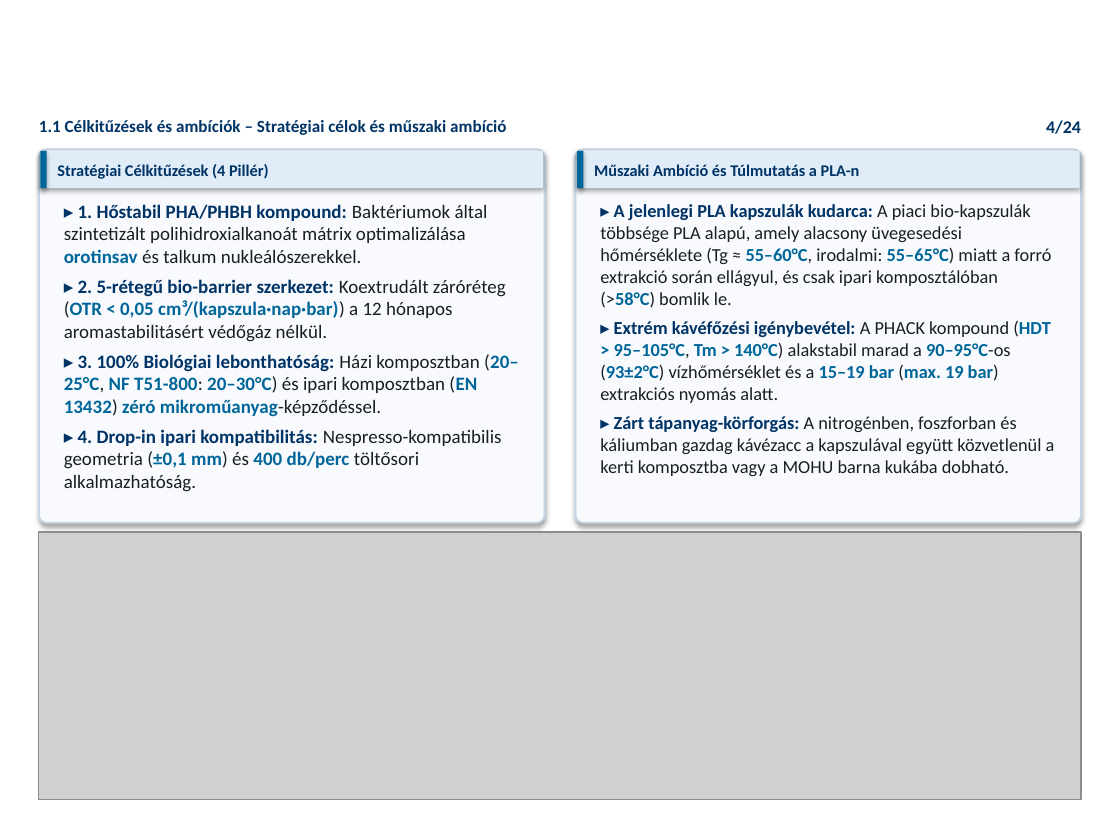
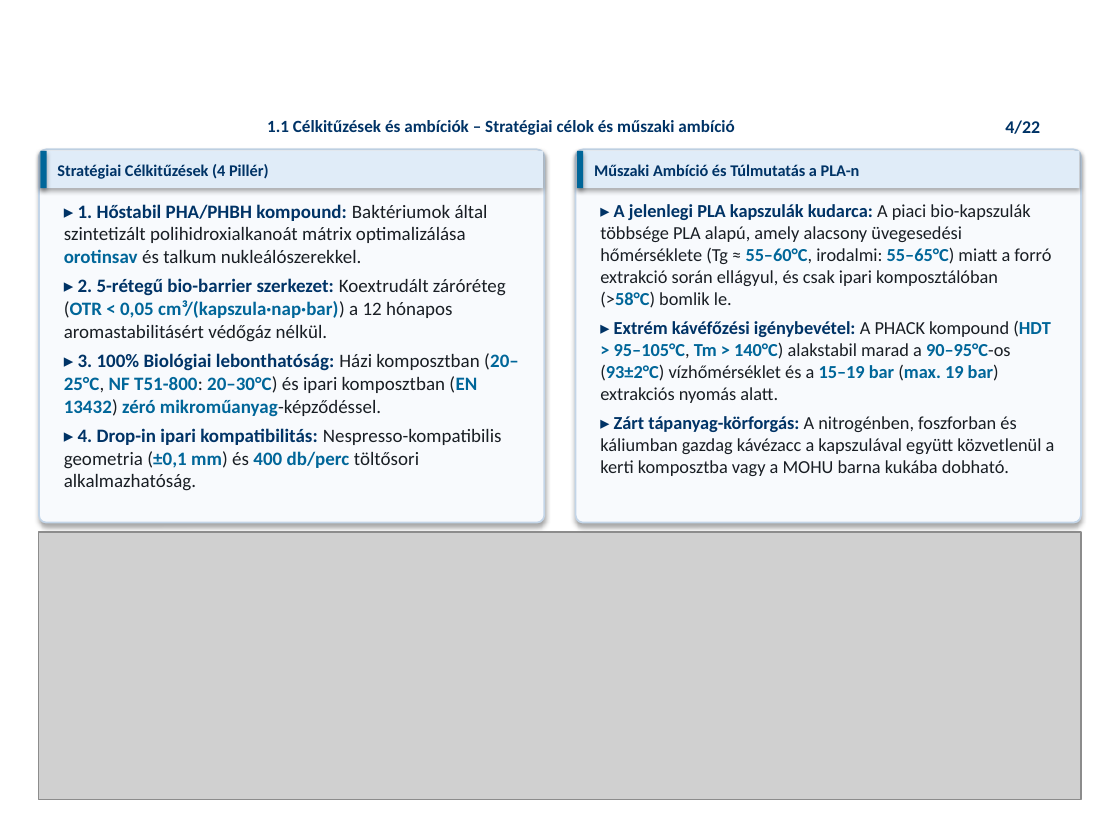
Before and after one commit to RMarci44/Fenntarthato-hulladek-projekt, a slide deck: slide 4 of PHACK_Prezentacio_Vegleges.pptx. Drawn at 1120x840 pixels with LibreOffice and Linux fonts; fonts in the diff are those of the drawing; grey boxes stand for pictures; background and template pictures are left out. Boxes give left, top, right and bottom in pixels: in the first picture for what was removed or moved away, otherwise in the second. Text is boxed around its words. In the diff, an @@ line names an element or a change of style, - is before the commit and + after.

```diff
--- a/PHACK_Prezentacio_Vegleges.pptx
+++ b/PHACK_Prezentacio_Vegleges.pptx
@@ text "1.1 Célkitűzések és ambíciók – ...": place and size @@
-text "1.1 Célkitűzések és ambíciók – ..." at <box>39,120,506,135</box>
+text "1.1 Célkitűzések és ambíciók – ..." at <box>267,120,734,135</box>
@@ text at <box>1005,120,1040,134</box>: text changed @@
-4/24
+4/22
```
Also in this commit, not shown: 18 other slides changed, 3 slides added, 5 slides removed, 25 other files.
